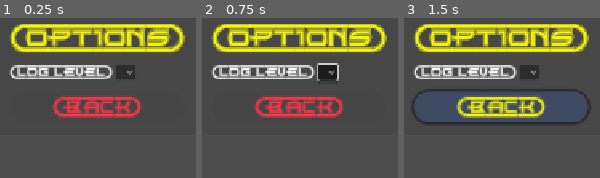
Above: before the commit, frames 1-3 (left to right).
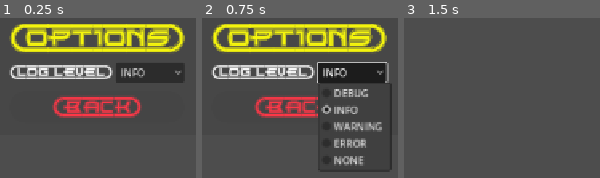
Above: after the commit, the same moments.

Repository: ikostan/SkyLockAssault
Game: Godot game, scene res://scenes/options_menu.tscn
The game is run twice, just before and just after one commit, with the same random seed, the same clock (stepped at 60 frames per second) and the same inputs. This scene is started directly instead of the project's main scene. Video files are missing from this copy of the repository; at most half a second of black plays in their place.
Inputs (mouse positions are in pixels of both pictures, inside the frame that each line leads up to; where the layout moved, square brackets give the same spot in the first picture):
- Up to frame 1 (0.25 s): no input
- Up to frame 2 (0.75 s): click (352, 72) [327, 72] at 0.5 s
- Up to frame 3 (1.5 s): click "{BACK}" at 1.25 s

The runs differ from the first frame. In frame 1, 3.5% of the frame differs, in the area x 59-94%, y 28-41%; in frame 2, 9.9%; in frame 3, 23%, in the area x 3-96%, y 3-67%.
Error before the commit: Parse Error: Cannot find member "NONE" in base "globals.gd.LogLevel". (res://scripts/options_menu.gd:39)

Commit message:
Add NONE log level and clarify enum usage
Introduces a NONE value to the LogLevel enum in globals.gd for finer control over logging. Also updates options_menu.gd to explicitly type the selected log level as int for clarity and type safety.

Diff:
--- a/scripts/globals.gd
+++ b/scripts/globals.gd
@@ -2,7 +2,7 @@
 
 # Global utilities singleton: Provides shared functions like logging.
 # Access from any script as Globals.log_message("message").
-enum LogLevel { DEBUG, INFO, WARNING, ERROR }
+enum LogLevel { DEBUG, INFO, WARNING, ERROR, NONE }
 @export var current_log_level: LogLevel = LogLevel.INFO  # Default: Show INFO and above
 @export var enable_debug_logging: bool = false  # Toggle in Inspector or settings
 
--- a/scripts/options_menu.gd
+++ b/scripts/options_menu.gd
@@ -43,7 +43,7 @@
 # Handles log level selection change
 func _on_log_selected(index: int) -> void:
 	var selected_name: String = log_lvl_option.get_item_text(index)
-	var selected_enum := log_level_display_to_enum.get(selected_name, Globals.LogLevel.INFO)
+	var selected_enum: int = log_level_display_to_enum.get(selected_name, Globals.LogLevel.INFO)
 	Globals.current_log_level = selected_enum
 	Globals.log_message("Log level changed to: " + selected_name, Globals.LogLevel.INFO)
 	_save_settings()
